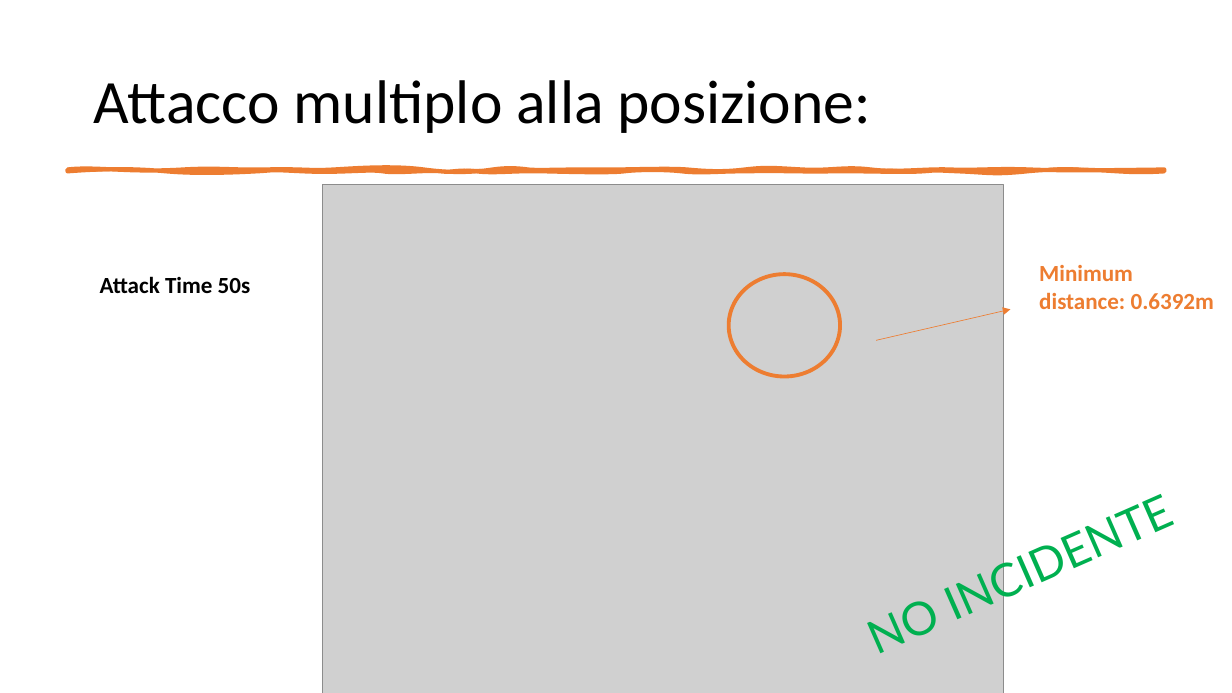
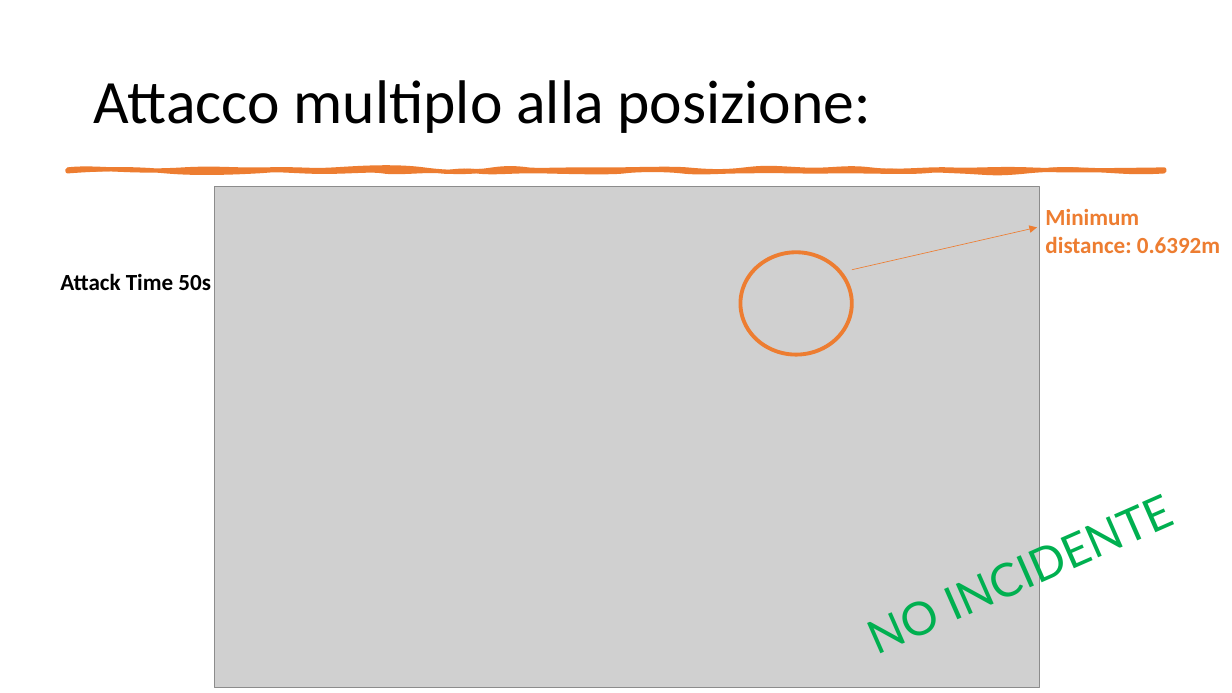
Before and after one commit to gerti98/FormalMethodsProject, a slide deck: slide 36 of Leading Car – Following Car.pptx. Drawn at 1232x693 pixels with LibreOffice and Linux fonts; fonts in the diff are those of the drawing; grey boxes stand for pictures. Boxes give left, top, right and bottom in pixels: in the first picture for what was removed or moved away, otherwise in the second. Text is boxed around its words. In the diff, an @@ line names an element or a change of style, - is before the commit and + after.

```diff
--- a/Leading Car – Following Car.pptx
+++ b/Leading Car – Following Car.pptx
@@ picture: place and size @@
-picture at <box>323,185,1003,693</box>
+picture at <box>214,187,1039,688</box>
@@ text "Minimum distance: 0.6392m": place and size @@
-text "Minimum distance: 0.6392m" at <box>1039,265,1214,309</box>
+text "Minimum distance: 0.6392m" at <box>1045,209,1220,253</box>
@@ arrow moved from (876, 340) - (1011, 310) to (852, 270) - (1037, 227) @@
@@ text "Attack Time 50s": place and size @@
-text "Attack Time 50s" at <box>100,276,251,293</box>
+text "Attack Time 50s" at <box>60,273,211,290</box>
@@ ellipse: place and size @@
-ellipse at <box>729,274,841,377</box>
+ellipse at <box>740,252,852,355</box>
```
Also in this commit, not shown: 3 other slides changed, 4 other files.
